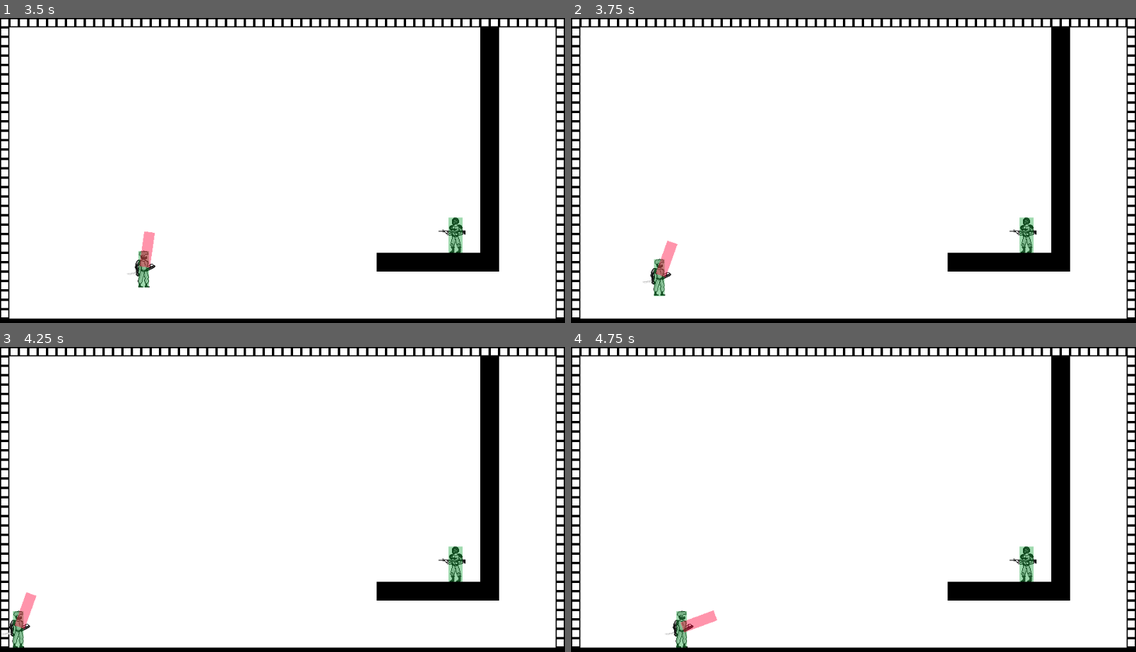
Above: before the commit, frames 1-4 (two rows, left to right).
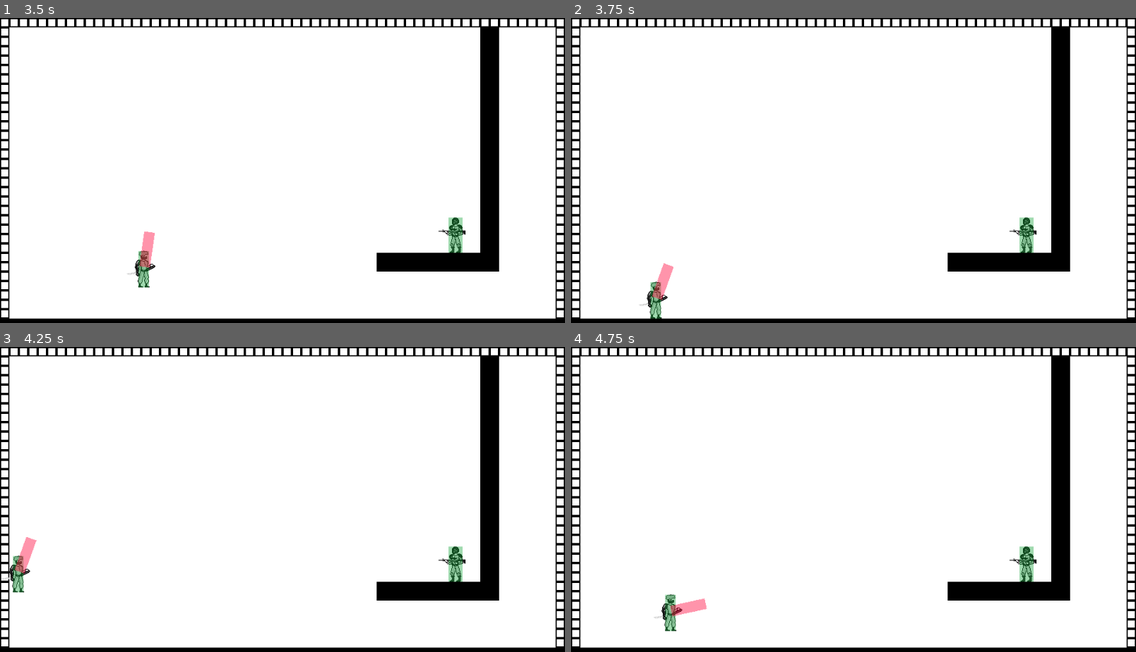
Above: after the commit, the same moments.

Repository: Dkoplik/Paint-it-Black
Game: Godot game, scene res://test_level.tscn
Two runs of this game, one before a commit and one after it. Both use one fixed random seed, a clock stepped at 60 frames per second and the inputs below. This scene is started directly instead of the project's main scene.
Inputs (mouse positions are in pixels of both pictures, inside the frame that each line leads up to):
- Up to frame 1 (3.5 s): move the mouse to (254, 240) at 0.52 s; press the mouse at (254, 240) at 0.53 s; hold D (move_right) 0.53-2.03 s; tap Space (jump) at 0.77, 1.52, 3.02 s; move the mouse to (452, 225) at 1.27 s; release the mouse at (452, 225) at 1.28 s; click (452, 225) at 1.35 s; move the mouse to (113, 127) at 2.02 s; press the mouse at (113, 127) at 2.03 s; hold A (move_left) from 2.03 s (still down); move the mouse to (310, 176) at 2.77 s; release the mouse at (310, 176) at 2.78 s; click (310, 176) at 2.85 s
- Up to frame 2 (3.75 s): keep holding A (move_left); move the mouse to (768, 97) at 3.52 s; press the mouse at (768, 97) at 3.53 s
- Up to frame 3 (4.25 s): keep holding A (move_left); tap Space (jump) at 3.77 s
- Up to frame 4 (4.75 s): move the mouse to (977, 490) at 4.27 s; release A (move_left) at 4.28 s; release the mouse at (977, 490) at 4.28 s; hold D (move_right) from 4.28 s (still down); click (977, 490) at 4.35 s; tap Space (jump) at 4.52 s

Frame 1 is identical in both runs. In frame 2, 0.7% of the frame differs, in the area x 12-19%, y 72-99%; in frame 3, 0.9%, in the area x 0-7%, y 62-99%; in frame 4, 0.9%.
Error in both runs: Invalid assignment of property or key 'disabled' with value of type 'bool' on a base object of type 'null instance'. (res://hit_box.gd:26)

Commit message:
Обновил атаку под новый ресурс
Теперь компонента атаки игрока использует ресурс атаки игрока.

Diff:
--- a/Paint-it-Black/player/scripts/player_attack.gd
+++ b/Paint-it-Black/player/scripts/player_attack.gd
@@ -12,14 +12,8 @@
 signal is_attacking
 
 
-## Данные об атаке, которые будут передаваться в [HurtBoxInterface].
-@export var attack_data: AttackData
-## Длительность атаки.
-@export_range(0, 5) var duration: float
-## Время между атаками.
-@export_range(0, 5) var cooldown: float
-## Величина импульса / толчка во время атаки.
-@export_range(0, 200, 0.1, "or_greater") var impulse: float
+## Параметры атаки игрока.
+@export var attack_data: PlayerAttackData
 ## Компонента движения
 @export var movement_component: PlayerMovement
 
@@ -37,7 +31,7 @@
 
 ## Проверка конфигурации узла на старте.
 func _ready():
-	# Проверка наличия данных
+	# Проверка наличия параметров атаки
 	_check_attack_data()
 
 	# Проверка наличия компонент
@@ -45,7 +39,7 @@
 	_check_animation_player()
 
 	if not Engine.is_editor_hint():
-		_custom_speed = _animation_player.get_animation("hit_box_attack").length / duration
+		_custom_speed = _animation_player.get_animation("hit_box_attack").length / attack_data.duration
 
 
 ## Обработка ошибок конфигурации
@@ -72,14 +66,18 @@
 
 		# Импульс в заданном направлении
 		direction = direction.normalized()
-		movement_component.add_velocity(direction * impulse)
+		if movement_component.character_body.is_on_floor() or\
+		   movement_component.character_body.is_on_wall():
+			movement_component.add_velocity(direction * attack_data.grounded_impulse)
+		else:
+			movement_component.add_velocity(direction * attack_data.in_air_impulse)
 
 		# Вращение хитбокса в заданном направлении
 		_hit_box.look_at(direction + _hit_box.global_position)
 		# Изменение хитбокса под атаку
 		_animation_player.play("hit_box_attack", -1, _custom_speed)
 
-		await get_tree().create_timer(cooldown + duration).timeout
+		await get_tree().create_timer(attack_data.cooldown + attack_data.duration).timeout
 		_is_attack_ready = true
 
 
@@ -140,6 +138,6 @@
 func _check_attack_data(warnings: PackedStringArray = []) -> void:
 	if attack_data ==  null:
 		if Engine.is_editor_hint():
-			warnings.push_back("Не обнаружена AttackData")
+			warnings.push_back("Не обнаружена PlayerAttackData")
 		else:
-			assert(false, "Не обнаружена AttackData")
+			assert(false, "Не обнаружена PlayerAttackData")
